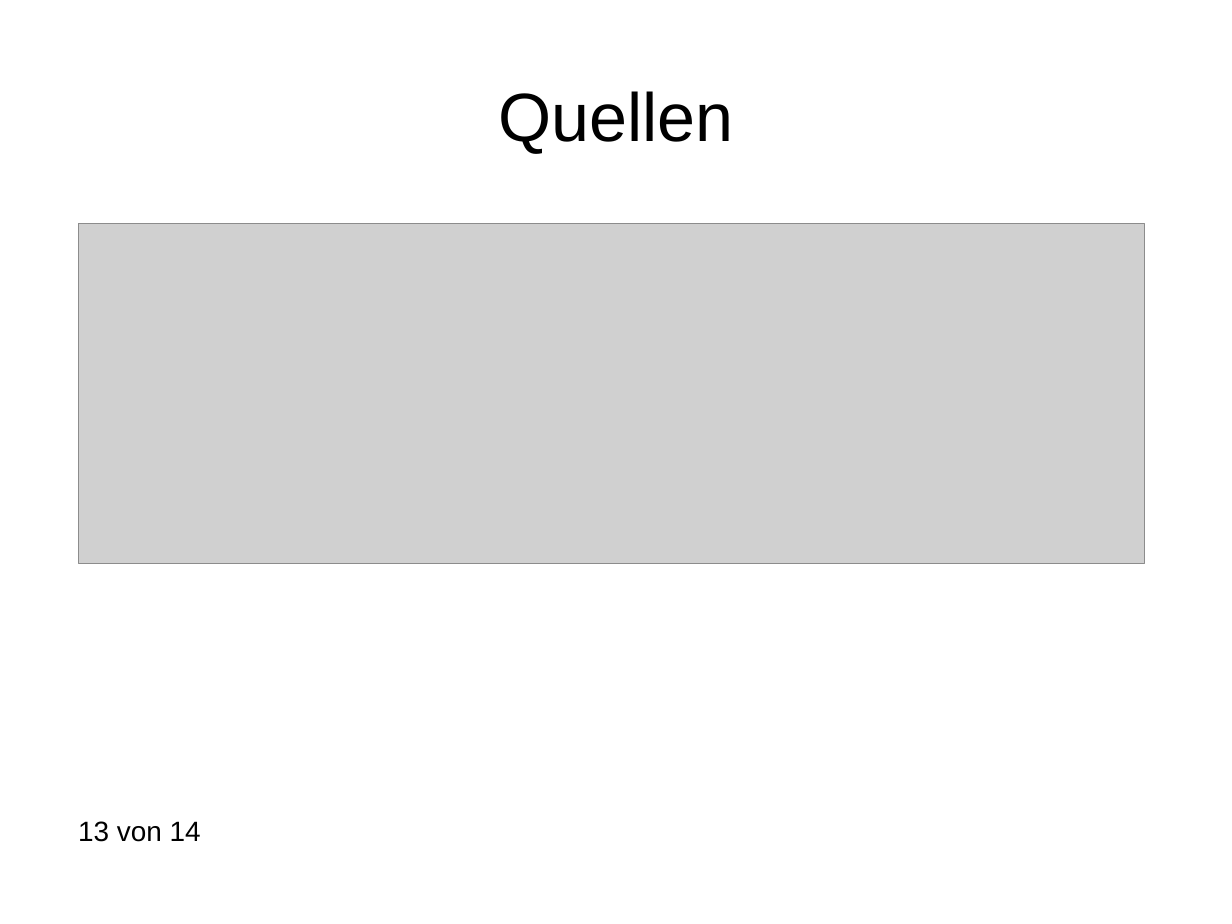
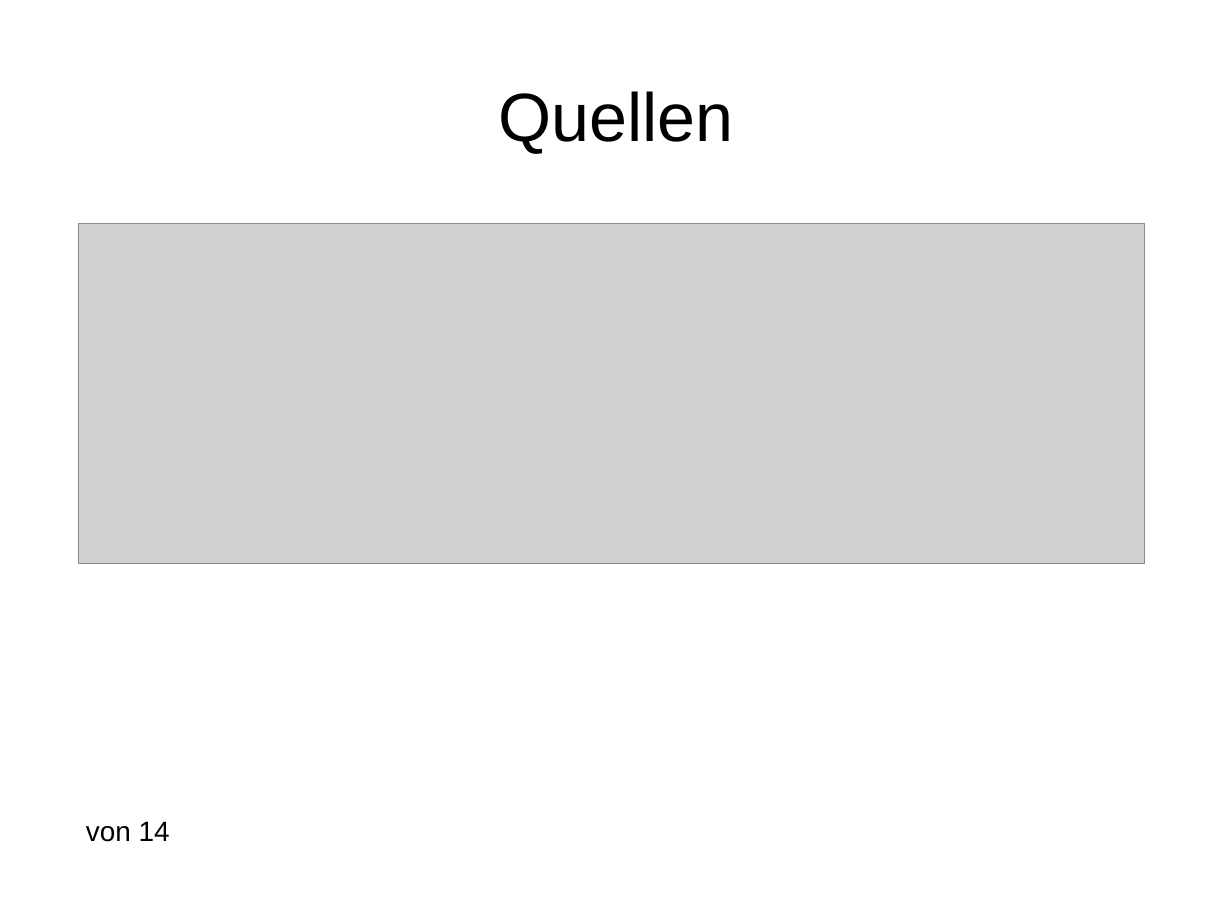
Before and after one commit to davidReward/robotik, a slide deck: slide 15 of praesi.pptx (slide 13 before the commit). Drawn at 1232x924 pixels with LibreOffice and Linux fonts; fonts in the diff are those of the drawing; grey boxes stand for pictures. Boxes give left, top, right and bottom in pixels: in the first picture for what was removed or moved away, otherwise in the second. Text is boxed around its words. In the diff, an @@ line names an element or a change of style, - is before the commit and + after.

```diff
--- a/praesi.pptx
+++ b/praesi.pptx
@@ text at [86,821,170,842]: text changed @@
-13 von 14
+von 14
```
Also in this commit, not shown: 12 other slides changed, 2 slides added, 2 other files.
